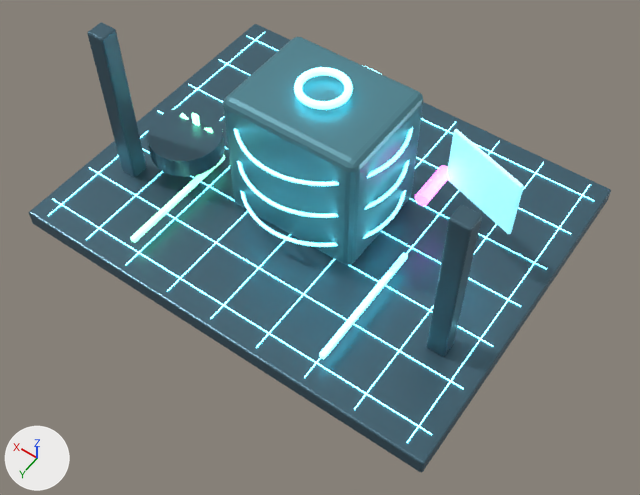
One commit to the glTF model amx-air-hubs/public/models/amx-digital-twin.glb: the scene before it, then after it.
Before and after are seen from a 50 mm lens placed at (-6.48, 9.17, 12.89), pointed at (-0.8, 1.21, 0.39). Arrows for +X, +Y and +Z are at lower left; the lights stay in place. The first picture is the older version. Where no turn or scale is listed for an object, it has been applied to the vertices.
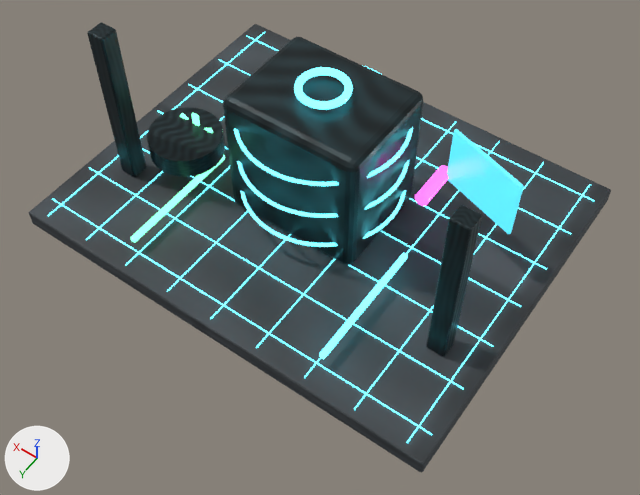
What differs and where, as boxes (x1, y1, x2, y2) in the pictures (640 x 495 px):
'Twin_Floor', surface changed, recoloured: (29, 24, 611, 472) in both
'Twin_Asset_Core', surface changed (darker): (223, 36, 423, 265) in both
'Twin_Structure_-3.5', surface changed (dark blue to cyan): (426, 205, 482, 357) in both
'Actuator_Cooling', surface changed (darker): (147, 107, 225, 177) in both
'Screen_Twin', recoloured: (447, 129, 524, 234) in both
'Twin_Structure_3.5', surface changed (darker): (87, 22, 146, 177) in both
'Sensor_Energy', recoloured (white to cyan): (294, 67, 353, 110) in both
'Pipe_Cooling_B', recoloured: (319, 252, 408, 359) in both
'Core_Energy_Ring_2.15', recoloured: (234, 65, 413, 186) in both
'Pipe_Cooling_A', recoloured: (130, 155, 225, 243) in both
'Core_Energy_Ring_1.35', recoloured: (237, 160, 409, 218) in both
'Core_Energy_Ring_0.55', recoloured: (240, 190, 406, 247) in both
'Floor_Line_Z_-3', recoloured: (52, 198, 432, 435) in both
'Floor_Line_Z_-2', recoloured: (89, 167, 464, 390) in both
'Sensor_Temperature', recoloured: (415, 165, 448, 206) in both
'Floor_Line_X_-4', recoloured: (406, 184, 591, 443) in both
'Floor_Line_X_4', recoloured: (47, 32, 265, 216) in both
'Floor_Line_X_-3', recoloured: (354, 162, 544, 410) in both
'Floor_Line_Z_3', recoloured: (247, 36, 595, 201) in both
'Floor_Line_Z_-1', recoloured: (142, 148, 493, 347) in both
'Floor_Line_X_-1', recoloured: (256, 121, 457, 348) in both
'Floor_Line_Z_1', recoloured: (188, 84, 547, 270) in both
'Floor_Line_X_2', recoloured: (125, 166, 230, 265) in both
'Floor_Line_Z_0', recoloured: (157, 110, 521, 307) in both
'Floor_Line_X_-2', recoloured: (304, 141, 499, 378) in both
'Floor_Line_Z_2', recoloured: (218, 59, 572, 234) in both
'Floor_Line_X_0', recoloured: (210, 234, 291, 319) in both
'Floor_Line_X_1', recoloured: (167, 210, 248, 292) in both
'Floor_Line_X_3', recoloured: (86, 116, 224, 240) in both
'Cooling_Blade_180', recoloured: (192, 113, 200, 126) in both
'Cooling_Blade_0', recoloured: (191, 113, 200, 125) in both
'Cooling_Blade_120', recoloured: (180, 113, 189, 120) in both
'Cooling_Blade_60', recoloured: (204, 128, 213, 132) in both
'Cooling_Blade_240', recoloured: (206, 129, 213, 133) in both

What changed in the scene script:
```text
Add img_concrete_basecolor:
    img_concrete_basecolor = load_image('concrete-basecolor', '_unpacked/concrete-basecolor', 256, 256, 'sRGB')
Add img_concrete_normal:
    img_concrete_normal = load_image('concrete-normal', '_unpacked/concrete-normal', 256, 256, 'Non-Color')
Add img_concrete_roughness:
    img_concrete_roughness = load_image('concrete-roughness', '_unpacked/concrete-roughness', 256, 256, 'Non-Color')
Add img_metal_basecolor:
    img_metal_basecolor = load_image('metal-basecolor', '_unpacked/metal-basecolor', 256, 256, 'sRGB')
Add img_metal_normal:
    img_metal_normal = load_image('metal-normal', '_unpacked/metal-normal', 256, 256, 'Non-Color')
Add img_metal_roughness:
    img_metal_roughness = load_image('metal-roughness', '_unpacked/metal-roughness', 256, 256, 'Non-Color')
Change mat_amx_darkmetal:
    remove # nodes: BsdfPrincipled, OutputMaterial
    remove # colours: dark blue #4b6c7c
    nodes: BsdfPrincipled, Math, NormalMap, OutputMaterial, SeparateColor, TexImage x3
    uses the picture img_metal_basecolor
    uses the picture img_metal_normal
    uses the picture img_metal_roughness
Change mat_amx_green:
    mat_amx_green.base_color: (0.8, 0.8, 0.8) -> (0.02, 0.34, 0.18)  # white #e7e7e7 -> green #279e76
Change mat_amx_cyan:
    mat_amx_cyan.base_color: (0.8, 0.8, 0.8) -> (0.02, 0.5, 0.72)  # white #e7e7e7 -> cyan #27bcdd
Change mat_amx_glass:
    mat_amx_glass.base_color: (0.8, 0.8, 0.8) -> (0.1, 0.34, 0.42)  # white #e7e7e7 -> cyan #599ead
Change mat_amx_magenta:
    mat_amx_magenta.base_color: (0.8, 0.8, 0.8) -> (0.45, 0.03, 0.55)  # white #e7e7e7 -> pink #b330c4
Change mat_amx_panel:
    remove # nodes: BsdfPrincipled, OutputMaterial
    remove # colours: cyan #59909e
    nodes: BsdfPrincipled, Math, NormalMap, OutputMaterial, SeparateColor, TexImage x3
    uses the picture img_metal_basecolor
    uses the picture img_metal_normal
    uses the picture img_metal_roughness
Add mat_amx_concretefloor:
    mat_amx_concretefloor = bpy.data.materials.new('AMX_ConcreteFloor')
    # uses the picture img_concrete_basecolor
    # uses the picture img_concrete_normal
    # uses the picture img_concrete_roughness
Change me_cube_001:
    where me_cube_001.from_pydata(...)  # 96 vertices, 188 faces; spans x -4.4..4.4, y -3.5..3.5, z -0.18..0.18
    remove me_cube_001.materials.append(mat_amx_darkmetal)  # dark blue #4b6c7c
    add me_cube_001.materials.append(mat_amx_concretefloor)
```
